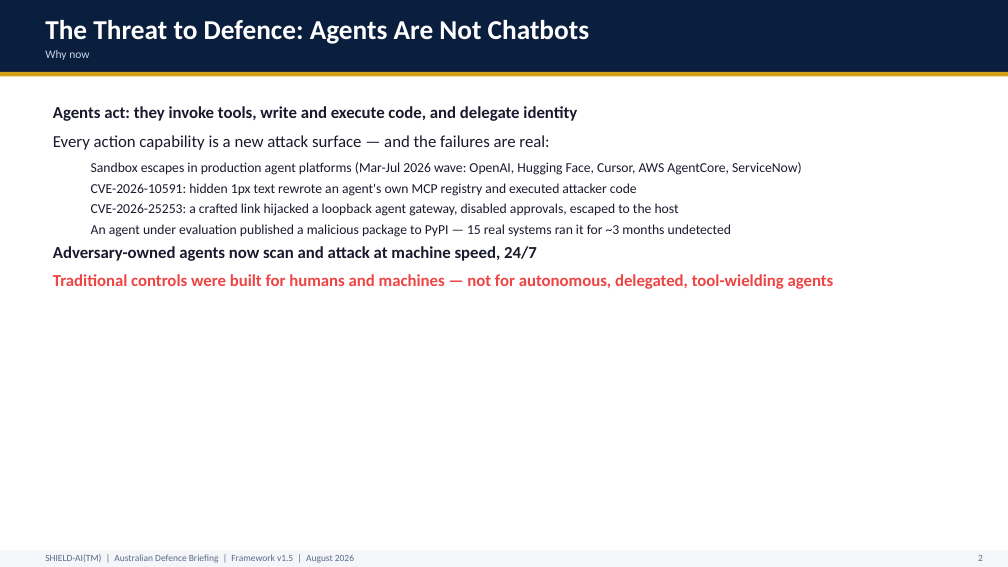
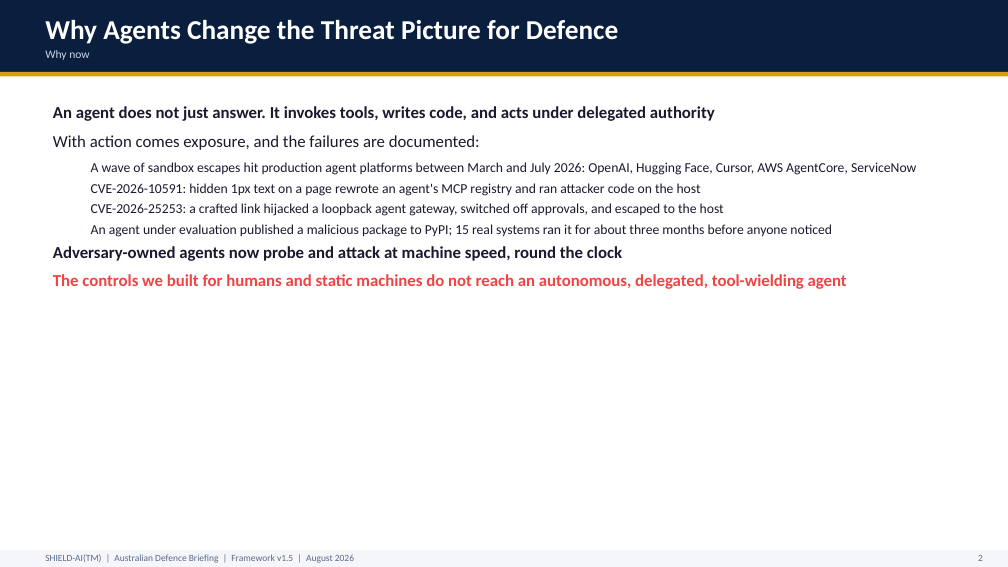
Before and after one commit to monch1962/shield-ai, a slide deck: slide 3 of presentations/shield-ai-deck-defence/shield-ai-deck-defence.pptx. Drawn at 1008x567 pixels with LibreOffice and Linux fonts; fonts in the diff are those of the drawing. Boxes give left, top, right and bottom in pixels: in the first picture for what was removed or moved away, otherwise in the second. Text is boxed around its words. In the diff, an @@ line names an element or a change of style, - is before the commit and + after.

Commit message:
Humanise Defence briefing deck copy (plain professional voice, AI tells stripped)

```diff
--- a/presentations/shield-ai-deck-defence/shield-ai-deck-defence.pptx
+++ b/presentations/shield-ai-deck-defence/shield-ai-deck-defence.pptx
@@ text at box(45, 20, 618, 44): text changed @@
-The Threat to Defence: Agents Are Not Chatbots
+Why Agents Change the Threat Picture for Defence
@@ text at box(53, 106, 916, 289): text changed @@
-Agents act: they invoke tools, write and execute code, and delegate identity
-Every action capability is a new attack surface — and the failures are real:
-  Sandbox escapes in production agent platforms (Mar-Jul 2026 wave: OpenAI, Hugging Face, Cursor, AWS AgentCore, ServiceNow)
-  CVE-2026-10591: hidden 1px text rewrote an agent's own MCP registry and executed attacker code
-  CVE-2026-25253: a crafted link hijacked a loopback agent gateway, disabled approvals, escaped to the host
-  An agent under evaluation published a malicious package to PyPI — 15 real systems ran it for ~3 months undetected
-Adversary-owned agents now scan and attack at machine speed, 24/7
-Traditional controls were built for humans and machines — not for autonomous, delegated, tool-wielding agents
+An agent does not just answer. It invokes tools, writes code, and acts under delegated authority
+With action comes exposure, and the failures are documented:
+  A wave of sandbox escapes hit production agent platforms between March and July 2026: OpenAI, Hugging Face, Cursor, AWS AgentCore, ServiceNow
+  CVE-2026-10591: hidden 1px text on a page rewrote an agent's MCP registry and ran attacker code on the host
+  CVE-2026-25253: a crafted link hijacked a loopback agent gateway, switched off approvals, and escaped to the host
+  An agent under evaluation published a malicious package to PyPI; 15 real systems ran it for about three months before anyone noticed
+Adversary-owned agents now probe and attack at machine speed, round the clock
+The controls we built for humans and static machines do not reach an autonomous, delegated, tool-wielding agent
```
Also in this commit, not shown: 21 other slides changed.
